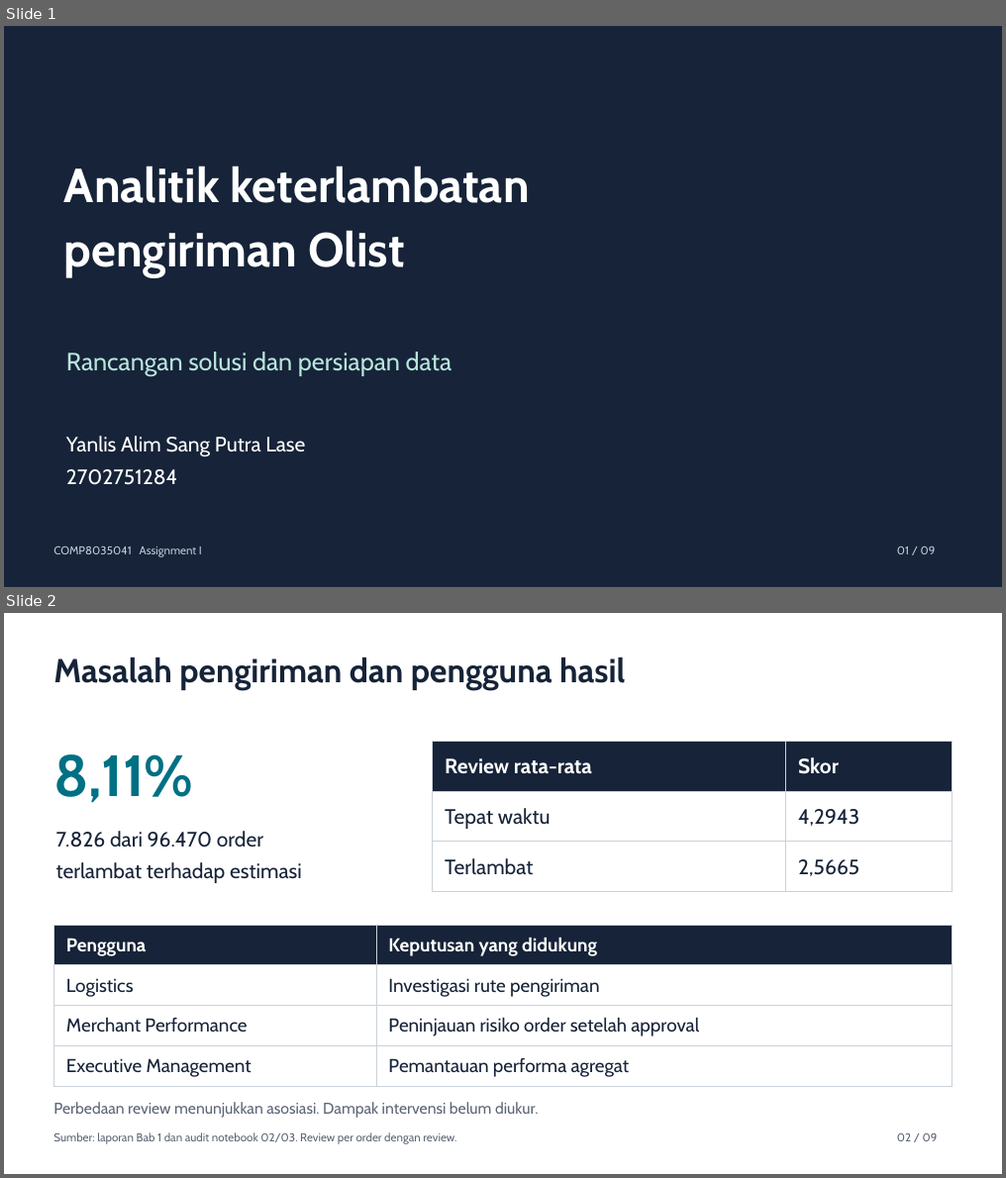
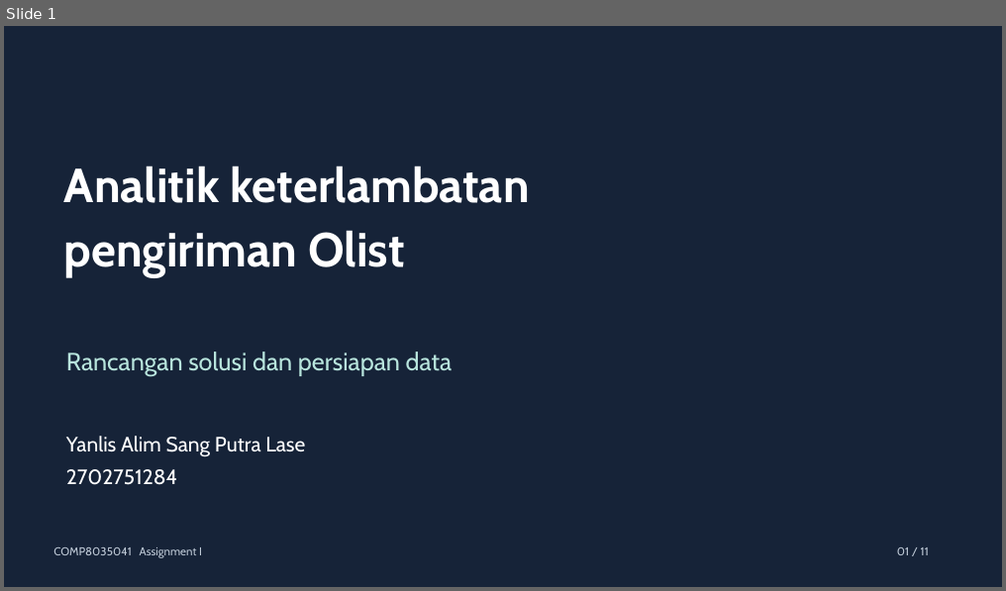
Before and after one commit to yanlis-lase-SSG7/2611-bigDataAnalitycs-assignment1, a slide deck: presentations/Assignment_I_Olist_2702751284.pptx. Shown one above the other, each under a label of ours: slides 1 and 2 before the commit, slide 1 after it. The pictures are 1006x1178 and 1006x591 pixels, drawn with LibreOffice and Linux fonts; fonts in the diff are those of the drawing. Boxes give left, top, right and bottom in pixels: in the first picture for what was removed or moved away, otherwise in the second. Text is boxed around its words. In the diff, an @@ line names an element or a change of style, - is before the commit and + after.

```diff
--- a/presentations/Assignment_I_Olist_2702751284.pptx
+++ b/presentations/Assignment_I_Olist_2702751284.pptx
@@ slide 2 removed at (4,613,1002,1174), background #FFFFFF @@
@@ text removed at (54,657,625,690) @@
-Masalah pengiriman dan pengguna hasil
@@ text removed at (54,755,193,803) @@
-8,11%
@@ table removed at (433,741,951,891), 3 rows, 2 columns @@
-Review rata-rata | Skor
-Tepat waktu | 4,2943
-Terlambat | 2,5665
@@ text removed at (56,831,302,883) @@
-7.826 dari 96.470 order
-terlambat terhadap estimasi
@@ table removed at (54,925,952,1086), 4 rows, 2 columns @@
-Pengguna | Keputusan yang didukung
-Logistics | Investigasi rute pengiriman
-Merchant Performance | Peninjauan risiko order setelah approval
-Executive Management | Pemantauan performa agregat
@@ text removed at (54,1102,538,1118) @@
-Perbedaan review menunjukkan asosiasi. Dampak intervensi belum diukur.
@@ text removed at (54,1133,456,1145) @@
-Sumber: laporan Bab 1 dan audit notebook 02/03. Review per order dengan review.
@@ text removed at (897,1134,938,1142) @@
-02 / 09
@@ slide 1 changed as well @@
@@ text at (897,548,929,556): text changed @@
-01 / 09
+01 / 11
```
Also in this commit, not shown: 4 other slides changed, 6 slides added, 3 other slides removed, 4 other files.
